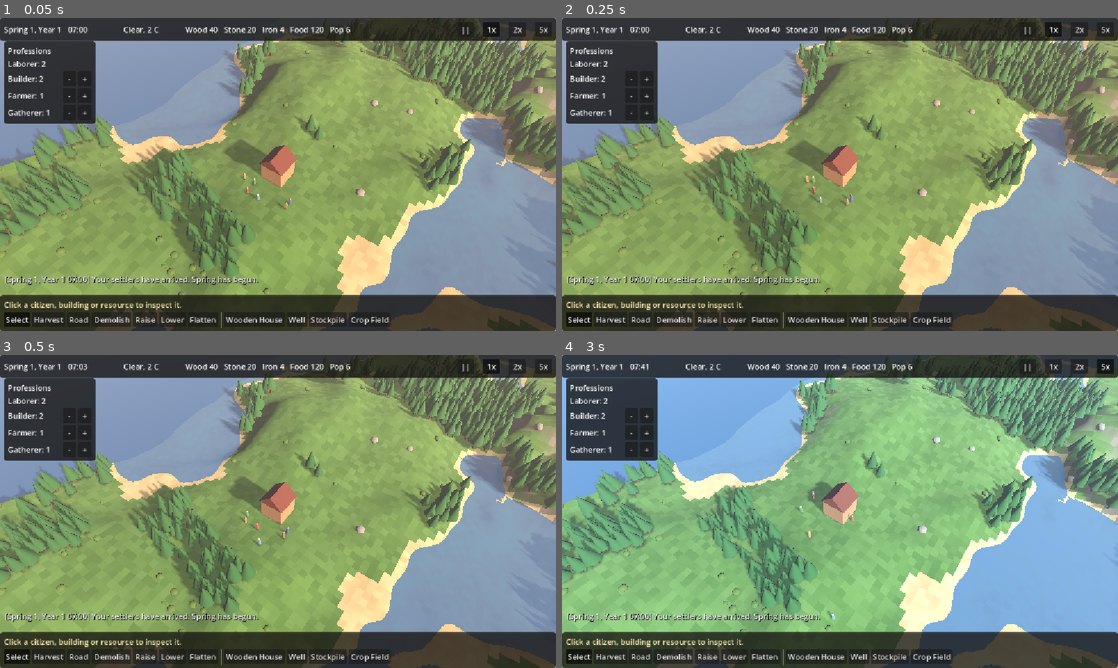
Above: before the commit, frames 1-4 (two rows, left to right).
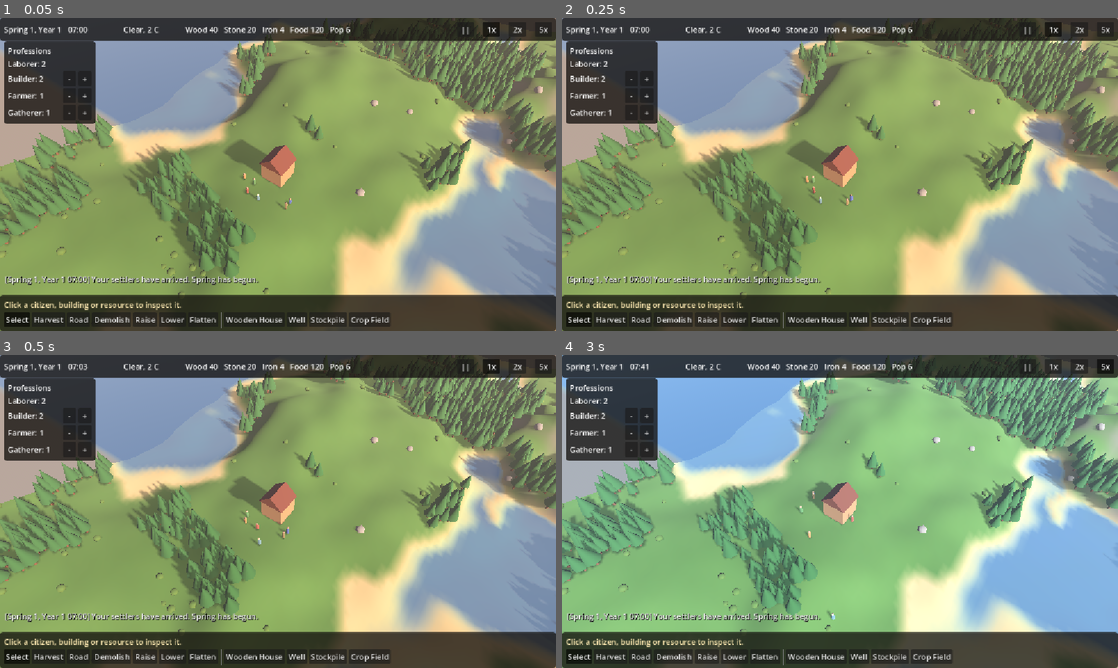
Above: after the commit, the same moments.

Repository: robert-max-hart/ousted
Game: Godot game, scene res://scenes/main.tscn
Same seed, same stepped clock (60 frames per second), same inputs: the game is played once before the commit and once after it.
Inputs:
- Up to frame 1 (0.05 s): no input
- Up to frame 2 (0.25 s): no input
- Up to frame 3 (0.5 s): no input
- Up to frame 4 (3 s): click "||" at 0.5 s; click "1x" at 1.25 s; click "2x" at 2 s; click "5x" at 2.75 s

The runs differ from the first frame. In frame 1, 8.1% of the frame differs, in the area x 0-100%, y 0-100%; in frame 2, 8.1%; in frame 3, 8.2%; in frame 4, 8.7%.

Commit message:
Soften terrain colours and blend shorelines
Smooth low-frequency grass tint instead of per-cell noise, blend natural
ground colours across cell corners, and fade water by depth with a
vertex-coloured grid so shores no longer form hard lines.

Co-Authored-By: Claude Sonnet 5.5 <noreply@anthropic.com>

Diff:
--- a/scripts/world/terrain.gd
+++ b/scripts/world/terrain.gd
@@ -32,6 +32,7 @@
 var _dirty  :Dictionary = {};
 var _material:StandardMaterial3D;
 var _season :int = 0;
+var _tint_noise:FastNoiseLite;
 
 func _ready() -> void:
     _material = StandardMaterial3D.new();
@@ -55,6 +56,10 @@
 # Generation
 
 func generate(world_seed:int) -> void:
+    _tint_noise = FastNoiseLite.new();
+    _tint_noise.seed = world_seed + 3;
+    _tint_noise.noise_type = FastNoiseLite.TYPE_SIMPLEX_SMOOTH;
+    _tint_noise.frequency = 0.04;
     var base:FastNoiseLite = FastNoiseLite.new();
     base.seed = world_seed;
     base.noise_type = FastNoiseLite.TYPE_SIMPLEX_SMOOTH;
@@ -261,8 +266,10 @@
                 col = COLOR_ROCK.lerp(COLOR_SNOW, 0.5) if _season == GameClock.Season.WINTER else COLOR_ROCK;
             else:
                 col = GRASS_BY_SEASON[_season].lerp(COLOR_ROCK, clampf((slope - 0.8) / 0.6, 0.0, 1.0));
-    # cheap per-cell variation so the grid doesn't look flat
-    var v:float = float(absi(hash(c)) % 1000) / 1000.0 * 0.08 - 0.04;
+    # soft, low-frequency patches plus a faint per-cell speckle so the grid doesn't look flat
+    var v:float = float(absi(hash(c)) % 1000) / 1000.0 * 0.012 - 0.006;
+    if _tint_noise != null:
+        v += _tint_noise.get_noise_2d(c.x, c.y) * 0.04;
     return Color(col.r + v, col.g + v, col.b + v);
 
 @warning_ignore("integer_division")
@@ -278,12 +285,22 @@
     normals.resize(cells * 4);
     colors.resize(cells * 4);
     indices.resize(cells * 6);
+    # cell colors for this chunk plus a one-cell border, so natural surfaces can blend across cells
+    var span:int = CHUNK + 2;
+    var cell_cols:Array[Color] = [];
+    cell_cols.resize(span * span);
+    for z in span:
+        for x in span:
+            var c:Vector2i = Vector2i(clampi(cx0 + x - 1, 0, SIZE - 1), clampi(cz0 + z - 1, 0, SIZE - 1));
+            cell_cols[z * span + x] = _cell_color(c);
     var v:int = 0;
     var k:int = 0;
     for z in range(cz0, cz0 + CHUNK):
         for x in range(cx0, cx0 + CHUNK):
-            var col:Color = _cell_color(Vector2i(x, z));
-            # each cell gets its own 4 vertices so surface colors stay crisp
+            var cell:Vector2i = Vector2i(x, z);
+            var li:int = (z - cz0 + 1) * span + (x - cx0 + 1);
+            var own:Color = cell_cols[li];
+            # each cell gets its own 4 vertices; roads and fields stay crisp, natural ground blends
             verts[v] = Vector3(x, corner(x, z), z);
             verts[v + 1] = Vector3(x + 1, corner(x + 1, z), z);
             verts[v + 2] = Vector3(x + 1, corner(x + 1, z + 1), z + 1);
@@ -292,8 +309,22 @@
             normals[v + 1] = _corner_normal(x + 1, z);
             normals[v + 2] = _corner_normal(x + 1, z + 1);
             normals[v + 3] = _corner_normal(x, z + 1);
-            for j in 4:
-                colors[v + j] = col;
+            if overlay[index(cell)] != Overlay.NONE:
+                for j in 4:
+                    colors[v + j] = own;
+            else:
+                # corner j touches the cells on its (dx, dz) side; average the natural ones
+                for j in 4:
+                    var dx:int = 1 if (j == 1 or j == 2) else -1;
+                    var dz:int = 1 if (j == 2 or j == 3) else -1;
+                    var sum:Color = own;
+                    var n:int = 1;
+                    for o in [Vector2i(dx, 0), Vector2i(0, dz), Vector2i(dx, dz)]:
+                        var nc:Vector2i = cell + o;
+                        if in_bounds(nc) and overlay[index(nc)] == Overlay.NONE:
+                            sum += cell_cols[li + o.y * span + o.x];
+                            n += 1;
+                    colors[v + j] = sum / float(n);
             # clockwise winding seen from above
             indices[k] = v;
             indices[k + 1] = v + 1;
--- a/scripts/world/world.gd
+++ b/scripts/world/world.gd
@@ -40,6 +40,7 @@
 var _env        :Environment;
 var _sky        :ProceduralSkyMaterial;
 var _sun        :DirectionalLight3D;
+var _water      :MeshInstance3D;
 var _rain       :CPUParticles3D;
 var _rain_mat   :StandardMaterial3D;
 
@@ -420,6 +421,8 @@
 func _on_terrain_changed(r:Rect2i) -> void:
     _refresh_nav_rect(r);
     renderer.mark_dirty();
+    if _water != null:
+        _rebuild_water();
     for b in buildings:
         if b.rect().intersects(r):
             b.on_terrain_changed();
@@ -472,19 +475,70 @@
     _sun.directional_shadow_max_distance = 140.0;
     add_child(_sun);
 
-    var water:MeshInstance3D = MeshInstance3D.new();
-    var plane:PlaneMesh = PlaneMesh.new();
-    plane.size = Vector2(Terrain.SIZE + 200, Terrain.SIZE + 200);
-    water.mesh = plane;
+    _water = MeshInstance3D.new();
     var wm:StandardMaterial3D = StandardMaterial3D.new();
-    wm.albedo_color = Color(0.18, 0.38, 0.55, 0.78);
+    wm.vertex_color_use_as_albedo = true;
+    wm.vertex_color_is_srgb = true;
     wm.transparency = BaseMaterial3D.TRANSPARENCY_ALPHA;
     wm.roughness = 0.15;
     wm.metallic = 0.2;
-    water.material_override = wm;
-    water.position = Vector3(Terrain.SIZE * 0.5, Terrain.WATER_LEVEL, Terrain.SIZE * 0.5);
-    water.cast_shadow = GeometryInstance3D.SHADOW_CASTING_SETTING_OFF;
-    add_child(water);
+    _water.material_override = wm;
+    _water.position = Vector3(0.0, Terrain.WATER_LEVEL, 0.0);
+    _water.cast_shadow = GeometryInstance3D.SHADOW_CASTING_SETTING_OFF;
+    add_child(_water);
+    _rebuild_water();
+
+# The water surface is a grid matching the terrain corners. Vertex color fades from shallow to deep
+# and from transparent to opaque with depth, so shorelines blend instead of cutting a hard line.
+const WATER_SHALLOW :Color = Color(0.36, 0.62, 0.68);
+const WATER_DEEP    :Color = Color(0.18, 0.38, 0.55);
+const WATER_FADE    :float = 0.6;       # depth (m) at which water becomes fully opaque
+const WATER_MARGIN  :float = 100.0;     # flat skirt past the map edge
+
+func _rebuild_water() -> void:
+    var xs:PackedFloat32Array = PackedFloat32Array();
+    xs.append(-WATER_MARGIN);
+    for i in Terrain.SIZE + 1:
+        xs.append(float(i));
+    xs.append(Terrain.SIZE + WATER_MARGIN);
+    var n:int = xs.size();
+    var verts:PackedVector3Array = PackedVector3Array();
+    var colors:PackedColorArray = PackedColorArray();
+    verts.resize(n * n);
+    colors.resize(n * n);
+    for zi in n:
+        for xi in n:
+            var depth:float = Terrain.WATER_LEVEL - terrain.corner(int(xs[xi]), int(xs[zi]));
+            var t:float = smoothstep(0.0, WATER_FADE, depth);
+            var col:Color = WATER_SHALLOW.lerp(WATER_DEEP, t);
+            col.a = t * 0.78;
+            verts[zi * n + xi] = Vector3(xs[xi], 0.0, xs[zi]);
+            colors[zi * n + xi] = col;
+    var indices:PackedInt32Array = PackedInt32Array();
+    indices.resize((n - 1) * (n - 1) * 6);
+    var k:int = 0;
+    for zi in n - 1:
+        for xi in n - 1:
+            var a:int = zi * n + xi;
+            indices[k] = a;
+            indices[k + 1] = a + 1;
+            indices[k + 2] = a + n + 1;
+            indices[k + 3] = a;
+            indices[k + 4] = a + n + 1;
+            indices[k + 5] = a + n;
+            k += 6;
+    var normals:PackedVector3Array = PackedVector3Array();
+    normals.resize(n * n);
+    normals.fill(Vector3.UP);
+    var arrays:Array = [];
+    arrays.resize(Mesh.ARRAY_MAX);
+    arrays[Mesh.ARRAY_VERTEX] = verts;
+    arrays[Mesh.ARRAY_NORMAL] = normals;
+    arrays[Mesh.ARRAY_COLOR] = colors;
+    arrays[Mesh.ARRAY_INDEX] = indices;
+    var mesh:ArrayMesh = ArrayMesh.new();
+    mesh.add_surface_from_arrays(Mesh.PRIMITIVE_TRIANGLES, arrays);
+    _water.mesh = mesh;
 
 # Light keyframes over the day. Night is lit by a cool moon rather than
 # going dark, so the cycle reads as color temperature, not brightness.
